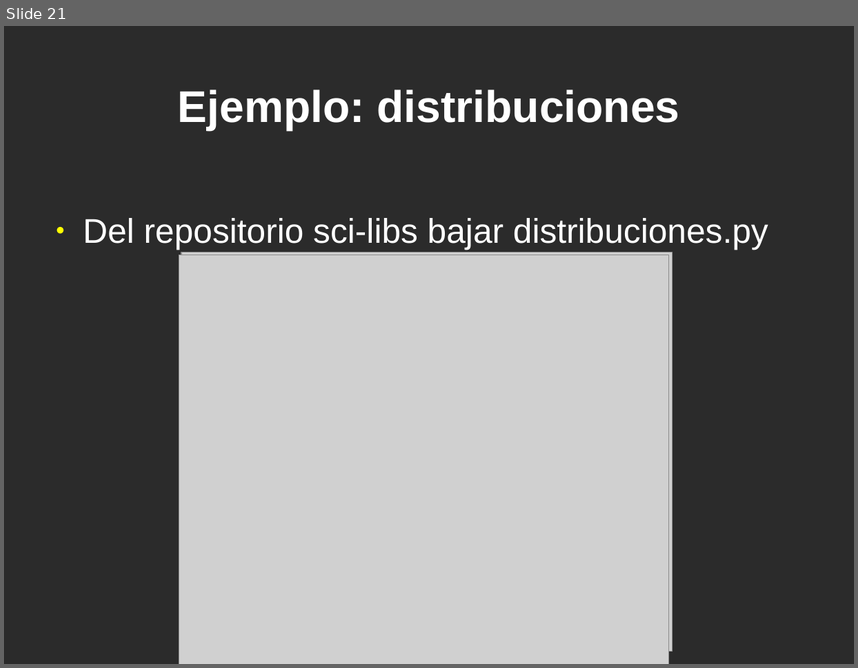
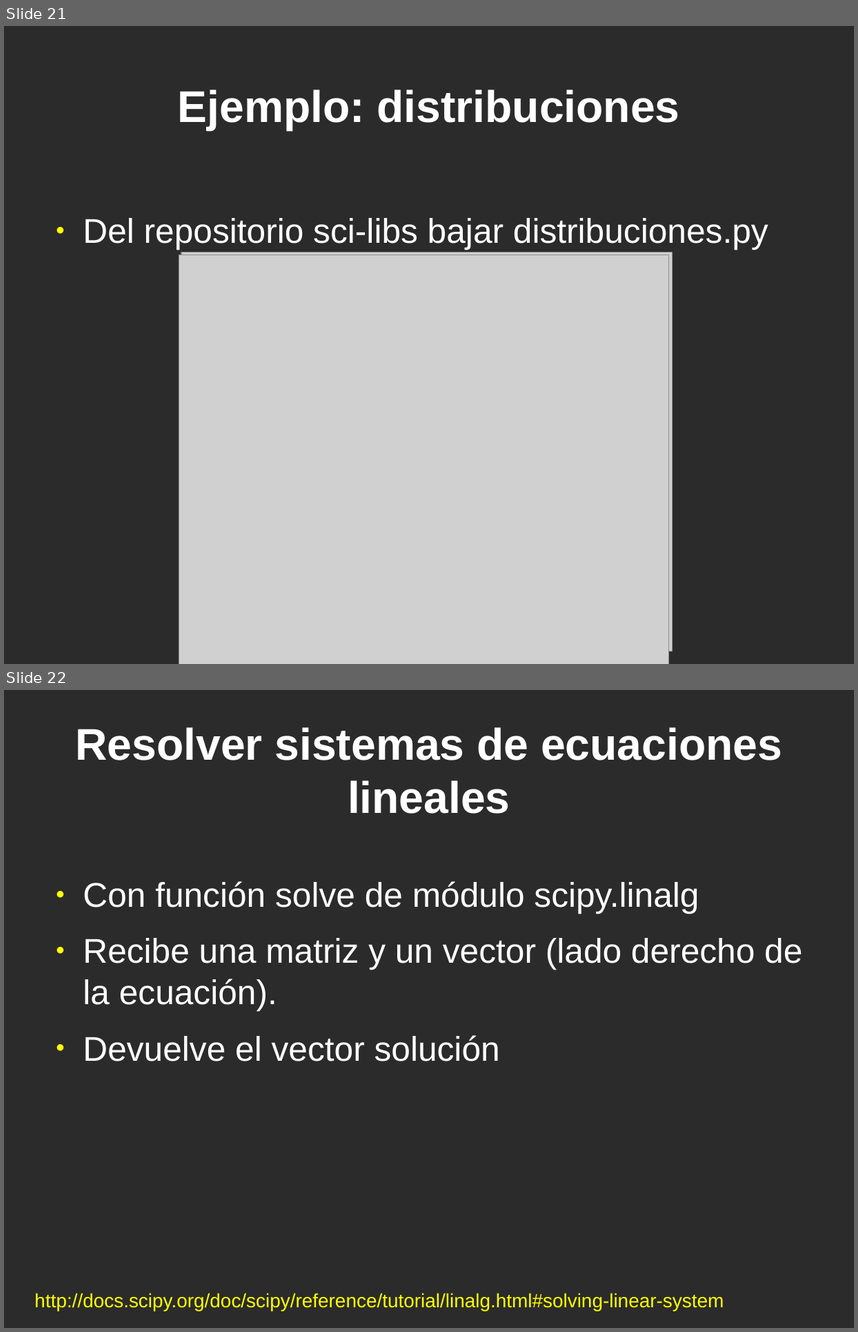
Before and after one commit to jeudy/clases_topicosI2013, a slide deck: 12-Librerias-Scipy.odp. Shown one above the other, each under a label of ours: slide 21 before the commit, slides 21 and 22 after it. The pictures are 858x668 and 858x1332 pixels, drawn with LibreOffice and Linux fonts; fonts in the diff are those of the drawing; grey boxes stand for pictures; background and template pictures are left out; a plain dark background stands for a picture behind light text. Boxes give left, top, right and bottom in pixels: in the first picture for what was removed or moved away, otherwise in the second. Text is boxed around its words. In the diff, an @@ line names an element or a change of style, - is before the commit and + after.

```diff
--- a/12-Librerias-Scipy.odp
+++ b/12-Librerias-Scipy.odp
@@ slide 22 added at (4,690,854,1328), background picture (left out) @@
@@ title added at (75,727,782,814), 41.4 pt, text #FFFFFF, bold @@
+Resolver sistemas de ecuaciones lineales
@@ text added at (83,881,802,1061), 32 pt, text #FFFFFF @@
+● Con función solve de módulo scipy.linalg
+● Recibe una matriz y un vector (lado derecho de la ecuación).
+● Devuelve el vector solución
@@ text added at (34,1292,724,1310), 18 pt, text #FFFF00 @@
+http://docs.scipy.org/doc/scipy/reference/tutorial/linalg.html#solving-linear-system
```
Also in this commit, not shown: 1 slide changed, 5 other slides added, 1 slide removed, 3 other files.
